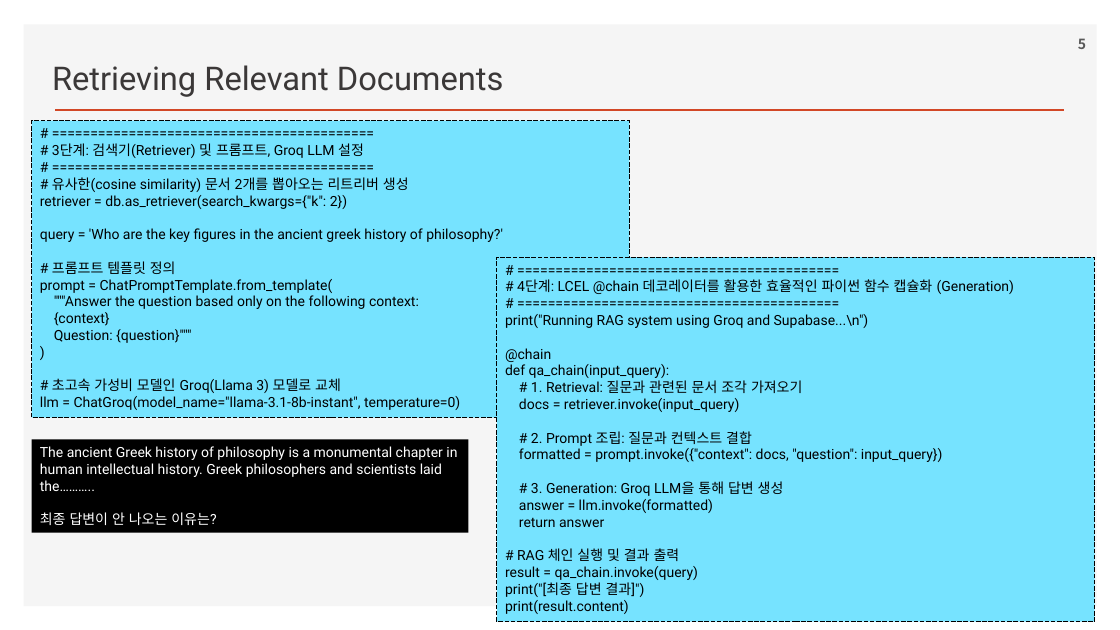
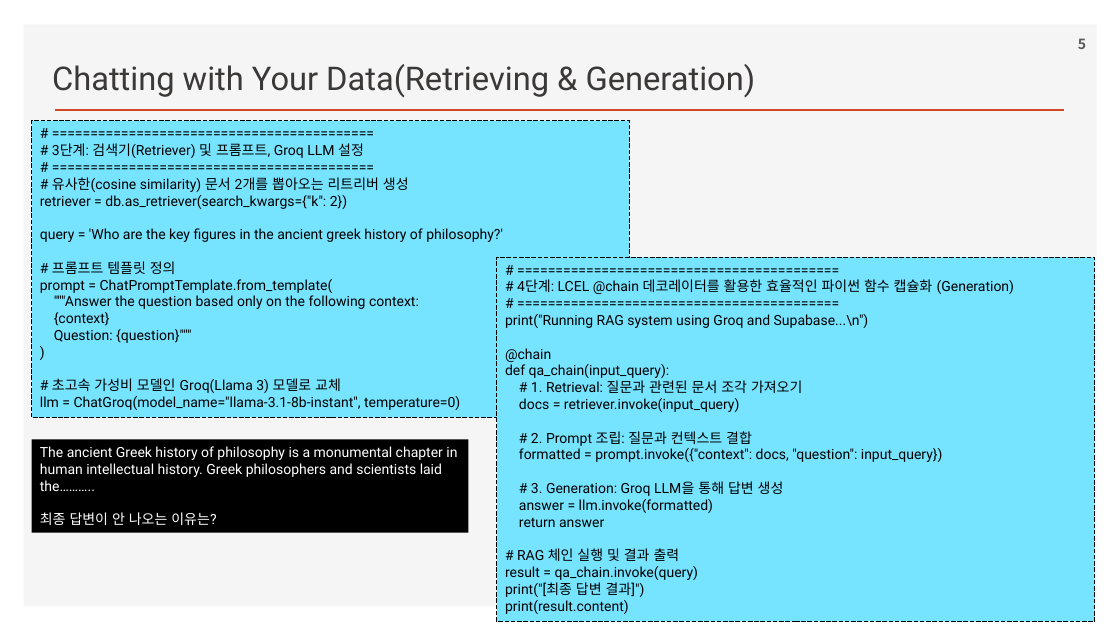
Before and after one commit to ancestor9/2026_Fall_Learning-Langchain-AI-Agent, a slide deck: slide 5 of ppts/CHAPTER 3 RAG Part II_Chatting with Your Data.pptx. Drawn at 1120x630 pixels with LibreOffice and Linux fonts; fonts in the diff are those of the drawing; background and template pictures are left out. Boxes give left, top, right and bottom in pixels: in the first picture for what was removed or moved away, otherwise in the second. Text is boxed around its words. In the diff, an @@ line names an element or a change of style, - is before the commit and + after.

```diff
--- a/ppts/CHAPTER 3 RAG Part II_Chatting with Your Data.pptx
+++ b/ppts/CHAPTER 3 RAG Part II_Chatting with Your Data.pptx
@@ text at (52, 64, 756, 98): text changed @@
-Retrieving Relevant Documents
+Chatting with Your Data(Retrieving & Generation)
```
Also in this commit, not shown: 2 other slides changed.
